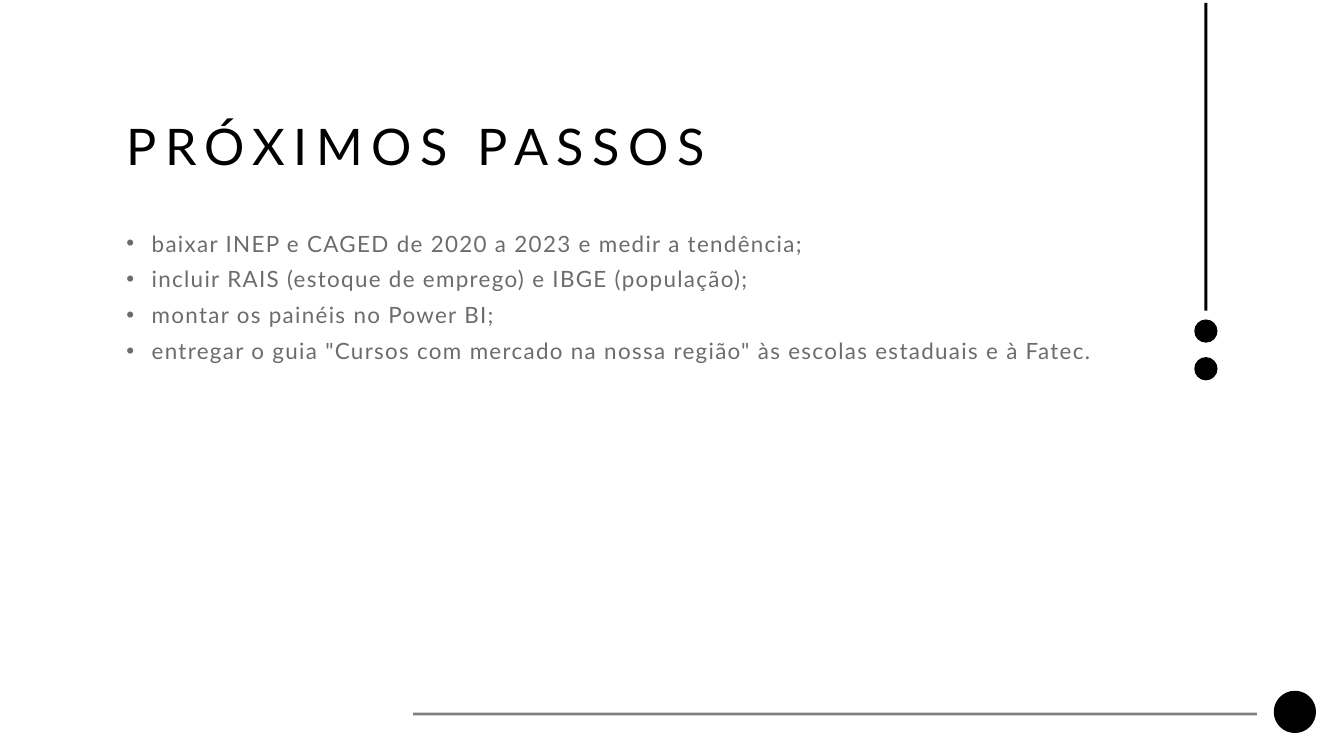
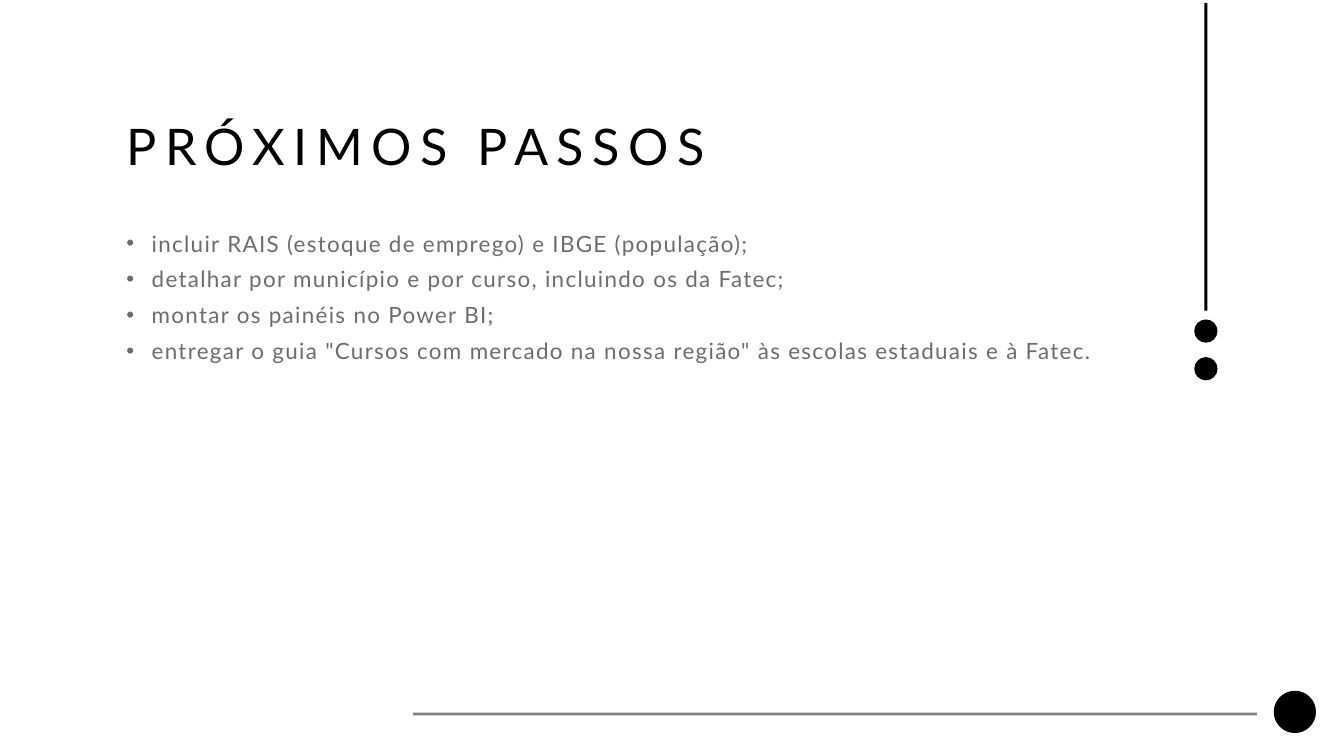
Before and after one commit to guilherme-ndo/projetointegrador-ii, a slide deck: slide 14 of docs/apresentacao_pi2.pptx (slide 13 before the commit). Drawn at 1344x756 pixels with LibreOffice and Linux fonts; fonts in the diff are those of the drawing; background and template pictures are left out. Boxes give left, top, right and bottom in pixels: in the first picture for what was removed or moved away, otherwise in the second. Text is boxed around its words. In the diff, an @@ line names an element or a change of style, - is before the commit and + after.

```diff
--- a/docs/apresentacao_pi2.pptx
+++ b/docs/apresentacao_pi2.pptx
@@ text at bbox=[152, 235, 802, 255]: paragraph removed @@
-• baixar INEP e CAGED de 2020 a 2023 e medir a tendência;
@@ text at bbox=[152, 270, 784, 291]: paragraph added @@
+• detalhar por município e por curso, incluindo os da Fatec;
```
Also in this commit, not shown: 2 other slides changed, 1 slide added, 8 other files.
